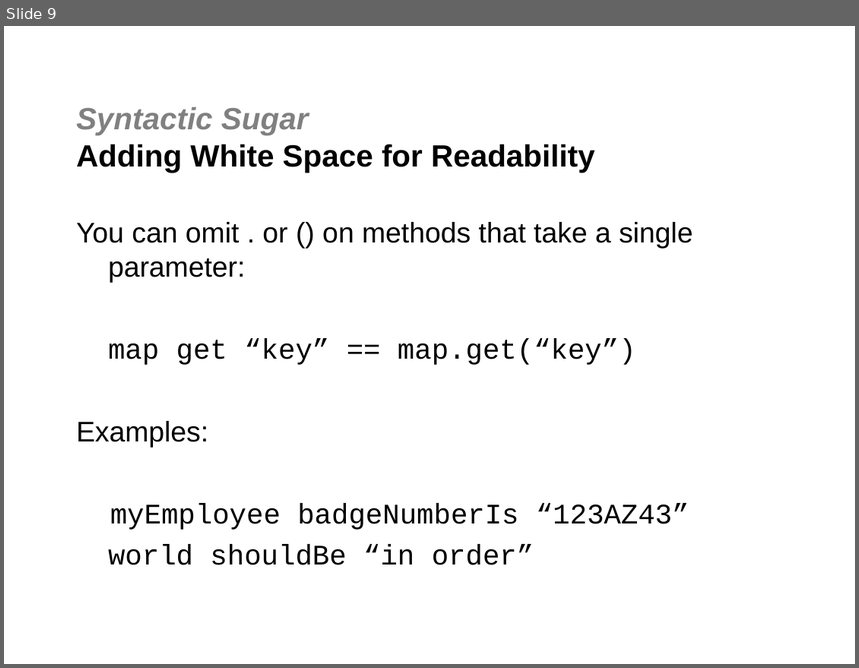
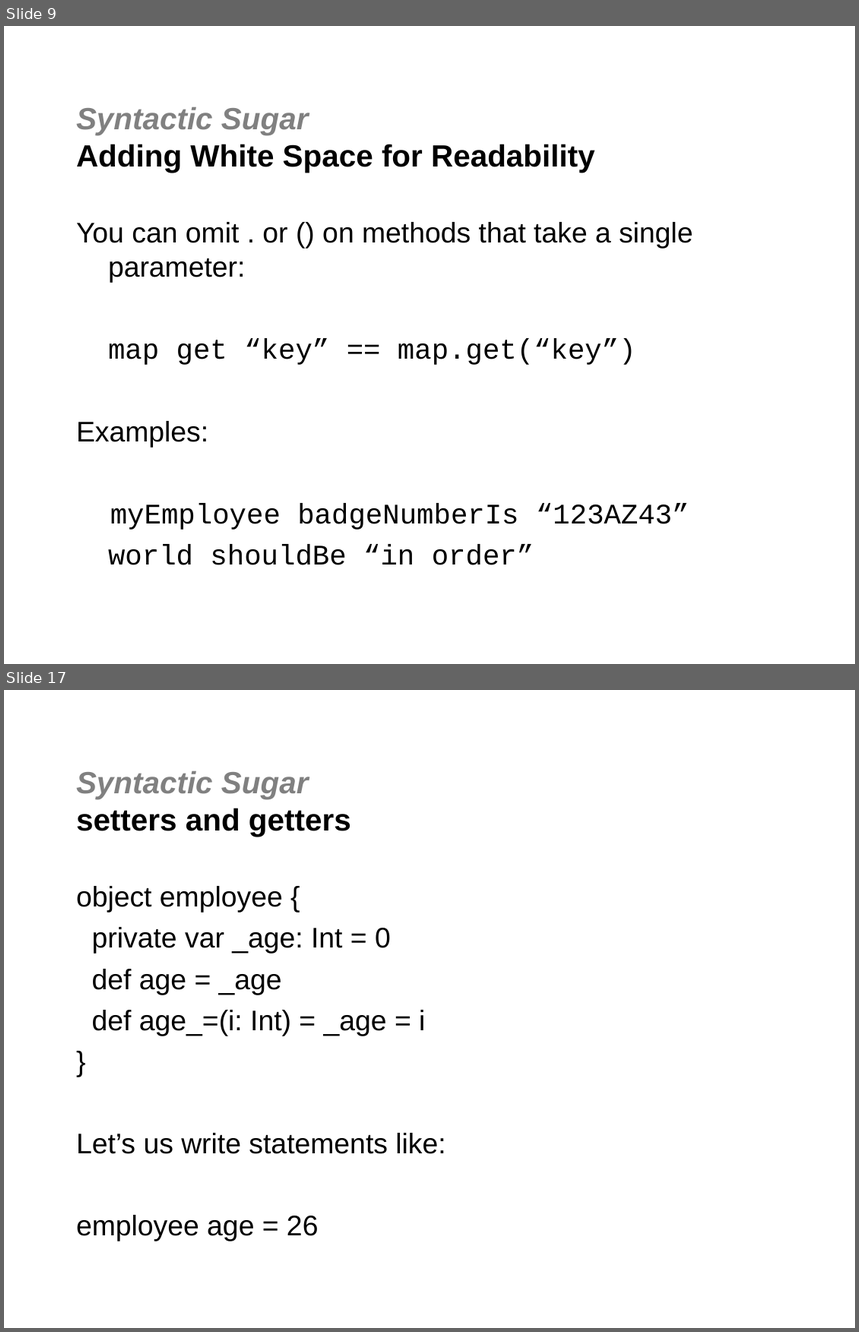
Before and after one commit to jgoodsen/agile2010, a slide deck: dsl.ppt. Shown one above the other, each under a label of ours: slide 9 before the commit, slides 9 and 17 after it; the slides between them are not shown. The pictures are 859x668 and 859x1332 pixels, drawn with LibreOffice and Linux fonts; fonts in the diff are those of the drawing; background and template pictures are left out. Boxes give left, top, right and bottom in pixels: in the first picture for what was removed or moved away, otherwise in the second. Text is boxed around its words. In the diff, an @@ line names an element or a change of style, - is before the commit and + after.

```diff
--- a/dsl.ppt
+++ b/dsl.ppt
@@ slide 17 added at [4,690,855,1328], background #FFFFFF @@
@@ title added at [76,771,351,836], 26 pt, text #000000, bold @@
+Syntactic Sugar
+setters and getters
@@ text added at [76,886,446,1242], 24 pt, text #000000 @@
+object employee {
+private var _age: Int = 0
+def age = _age
+def age_=(i: Int) = _age = i
+}
+Let’s us write statements like:
+employee age = 26
```
Also in this commit, not shown: 4 slides changed, 7 other slides added, 1 other file.
